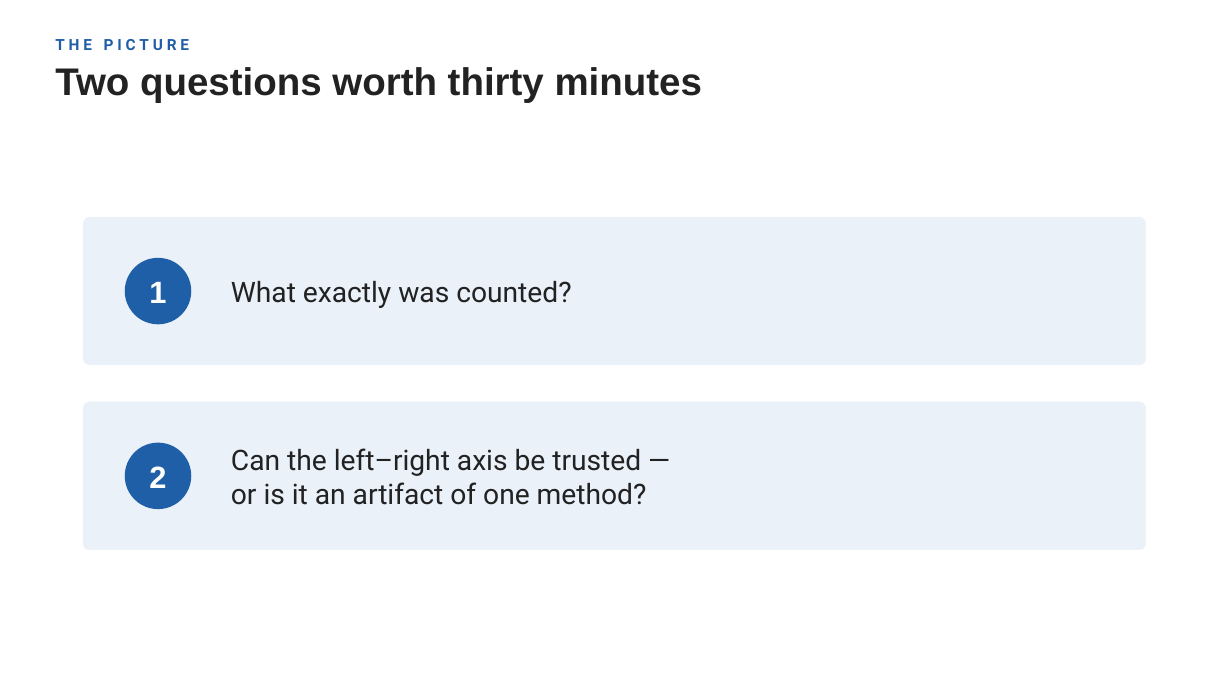
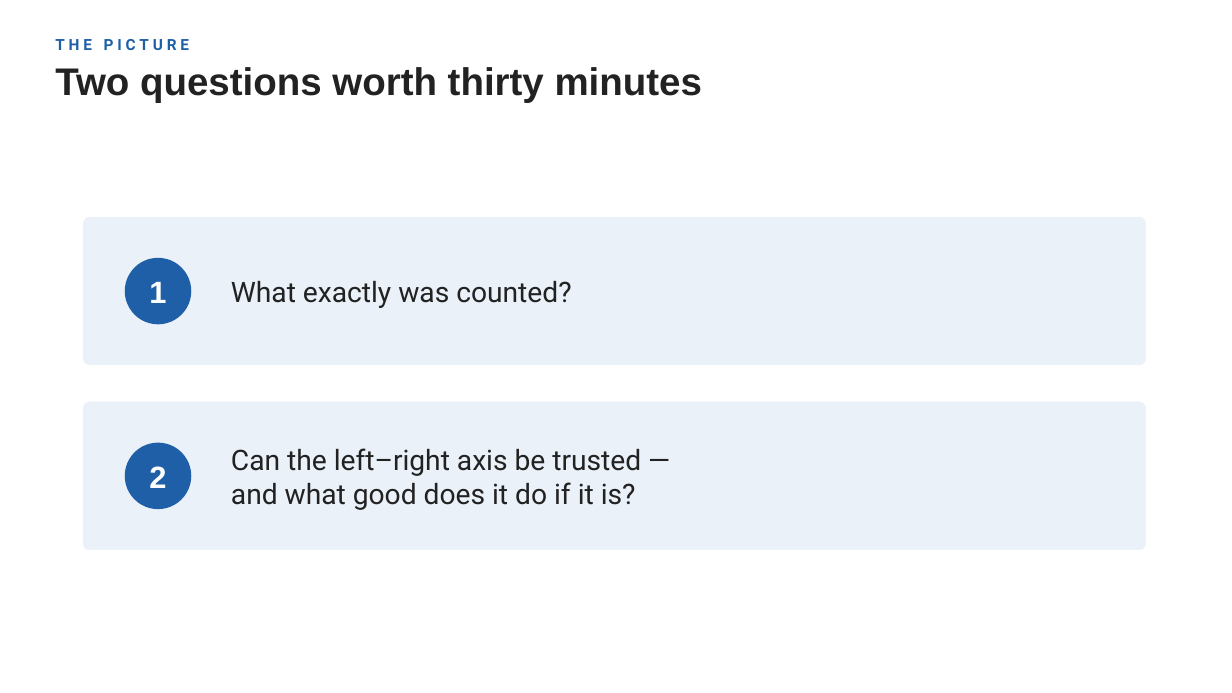
Before and after one commit to kengoharimoto/stylometry-experiments, a slide deck: slide 4 of materials/presentation_2026/chronology_stratification.pptx. Drawn at 1232x693 pixels with LibreOffice and Linux fonts; fonts in the diff are those of the drawing. Boxes give left, top, right and bottom in pixels: in the first picture for what was removed or moved away, otherwise in the second. Text is boxed around its words. In the diff, an @@ line names an element or a change of style, - is before the commit and + after.

```diff
--- a/materials/presentation_2026/chronology_stratification.pptx
+++ b/materials/presentation_2026/chronology_stratification.pptx
@@ text at bbox=[231, 482, 636, 510]: text changed @@
-or is it an artifact of one method?
+and what good does it do if it is?
```
Also in this commit, not shown: 3 other slides changed, 7 other files.
